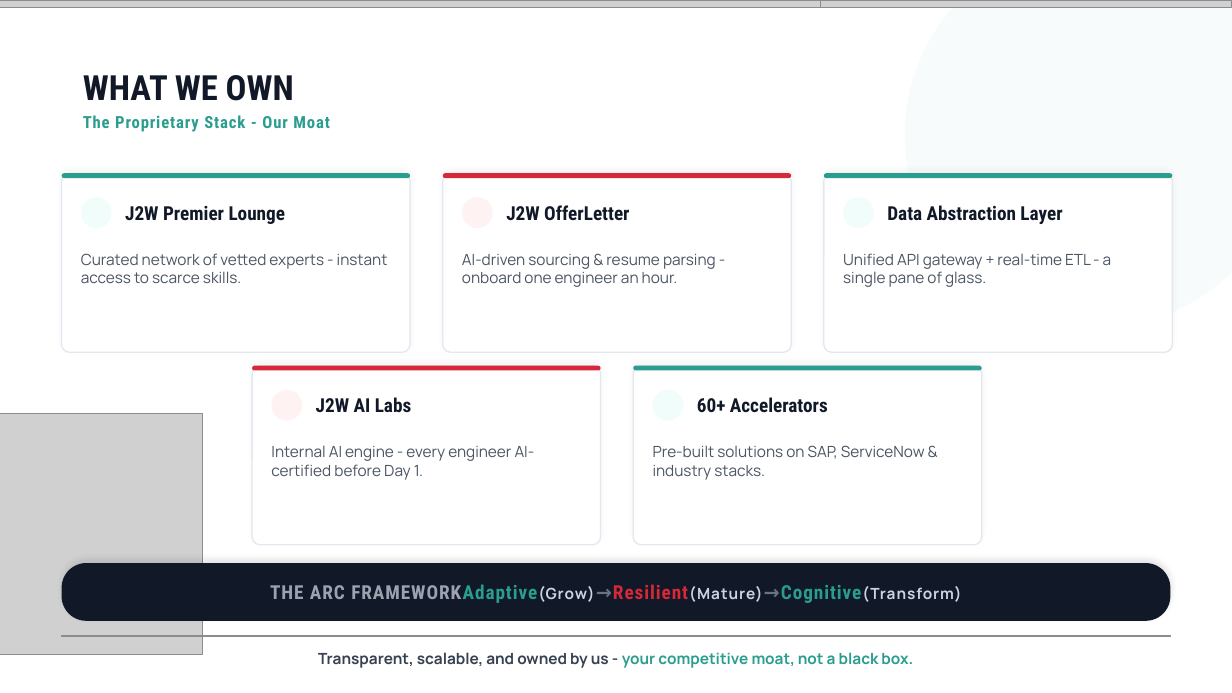
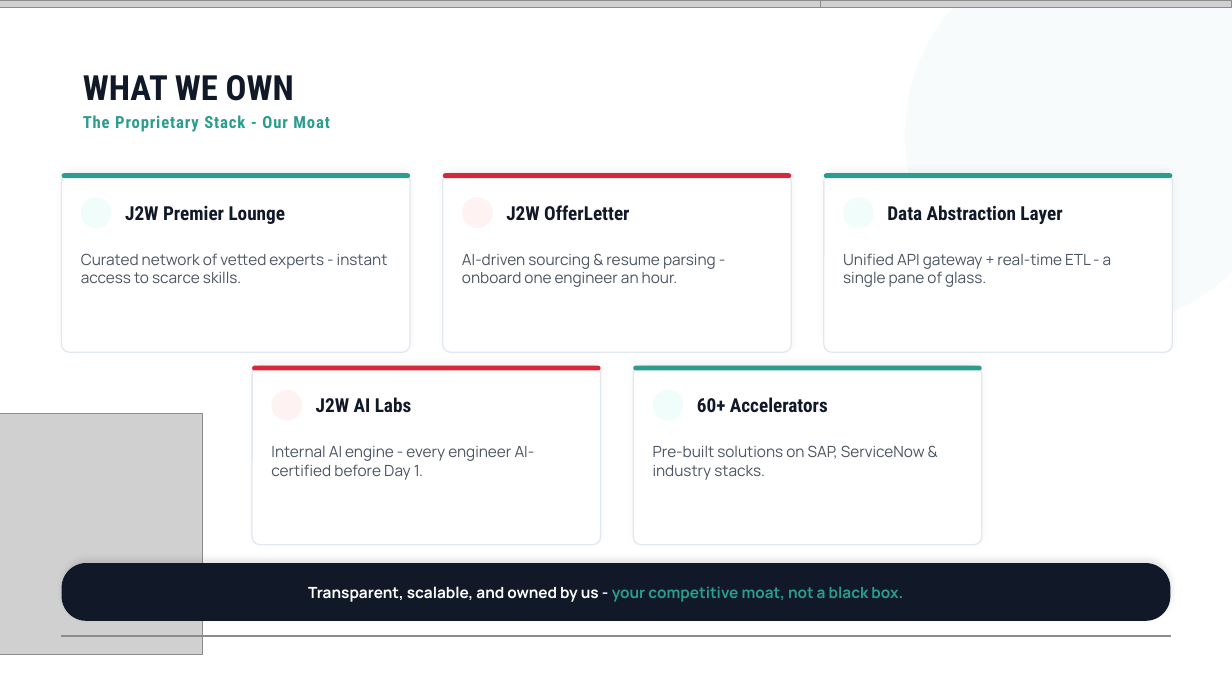
Before and after one commit to athu07/Deck-Engine, a slide deck: slide 9 of data/decks/WORKING_COPY_Master_Deck.pptx. Drawn at 1232x693 pixels with LibreOffice and Linux fonts; fonts in the diff are those of the drawing; grey boxes stand for pictures; background and template pictures are left out. Boxes give left, top, right and bottom in pixels: in the first picture for what was removed or moved away, otherwise in the second. Text is boxed around its words. In the diff, an @@ line names an element or a change of style, - is before the commit and + after.

```diff
--- a/data/decks/WORKING_COPY_Master_Deck.pptx
+++ b/data/decks/WORKING_COPY_Master_Deck.pptx
@@ text "Transparent, scalable, and owned by ...": place and size @@
-text "Transparent, scalable, and owned by ..." at box(318, 652, 913, 668)
+text "Transparent, scalable, and owned by ..." at box(308, 586, 903, 602)
@@ text "Transparent, scalable, and owned by ..." at box(308, 586, 903, 602): text colour #374151 to #FFFFFF in "Transparent, scalable, and owned by us -" @@
@@ text removed at box(270, 584, 961, 603) @@
-THE ARC FRAMEWORKAdaptive(Grow)→Resilient(Mature)→Cognitive(Transform)
```
Also in this commit, not shown: 2 other slides changed, 2 slides added, 17 other files.
